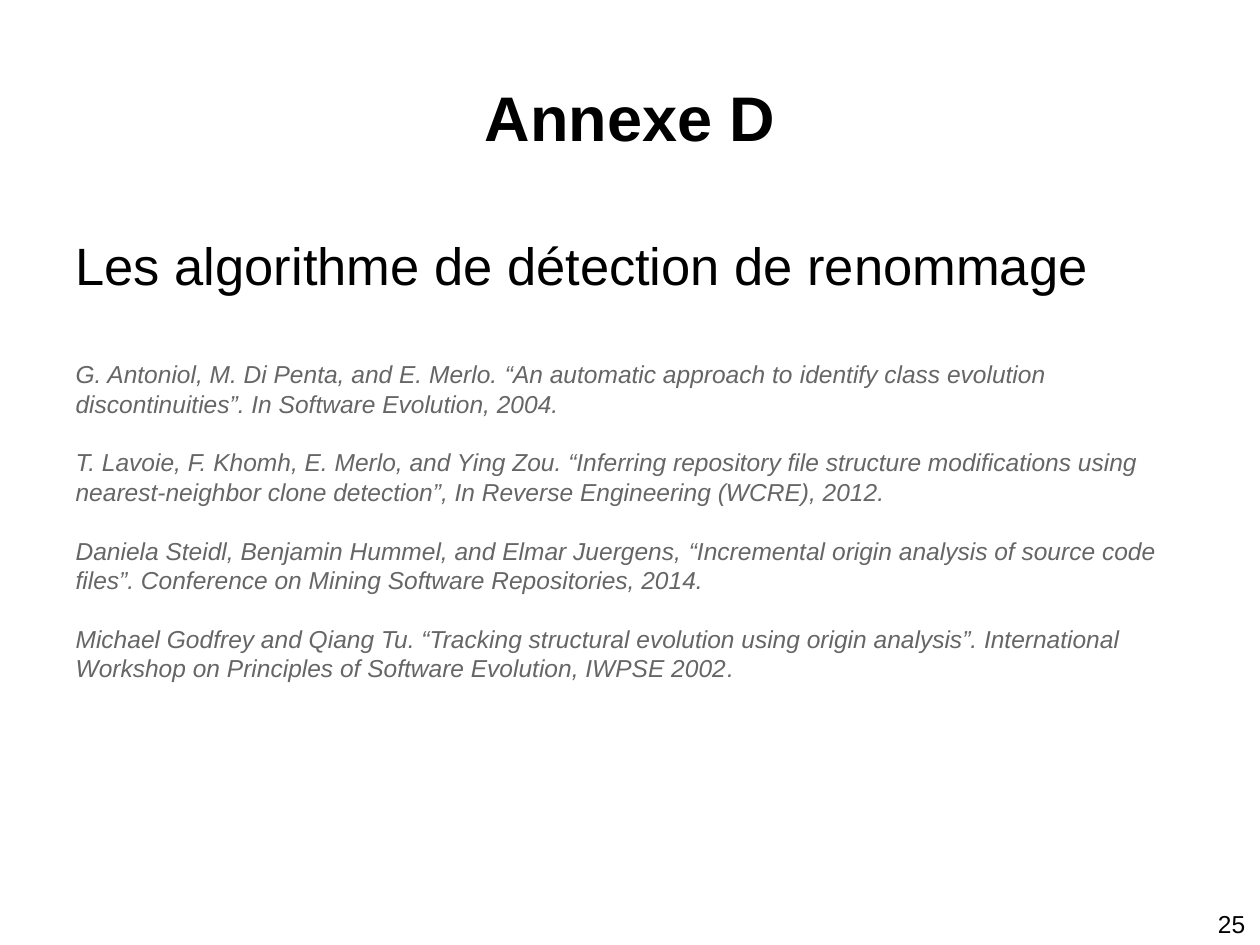
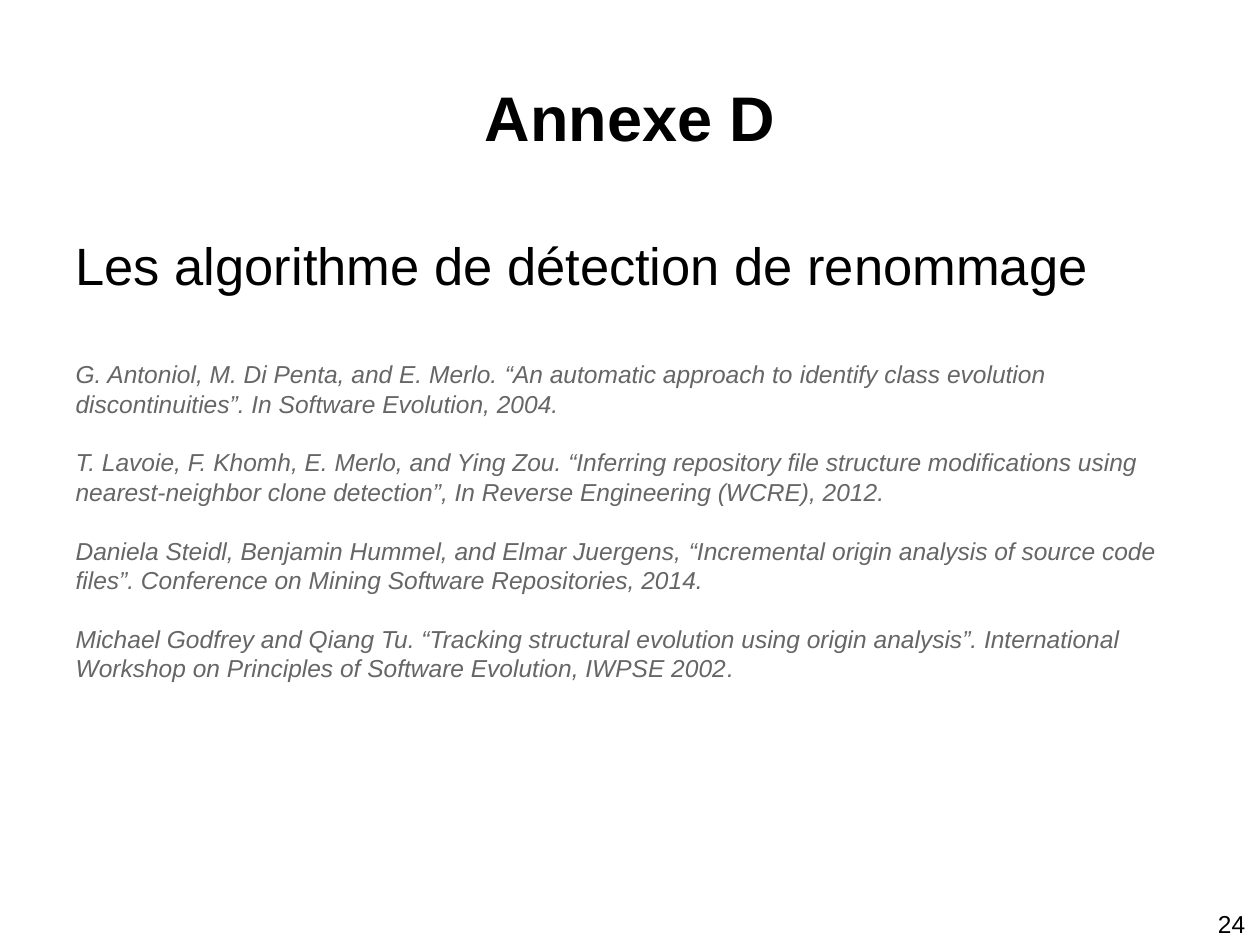
Before and after one commit to stonesong/Stage, a slide deck: slide 24 of presentation/presStageM2.pptx (slide 25 before the commit). Drawn at 1260x945 pixels with LibreOffice and Linux fonts; fonts in the diff are those of the drawing. Boxes give left, top, right and bottom in pixels: in the first picture for what was removed or moved away, otherwise in the second. Text is boxed around its words. In the diff, an @@ line names an element or a change of style, - is before the commit and + after.

```diff
--- a/presentation/presStageM2.pptx
+++ b/presentation/presStageM2.pptx
@@ text at bbox=[1218, 916, 1245, 933]: text changed @@
-25
+24
```
Also in this commit, not shown: 8 other slides changed, 1 slide removed, 2 other files.
